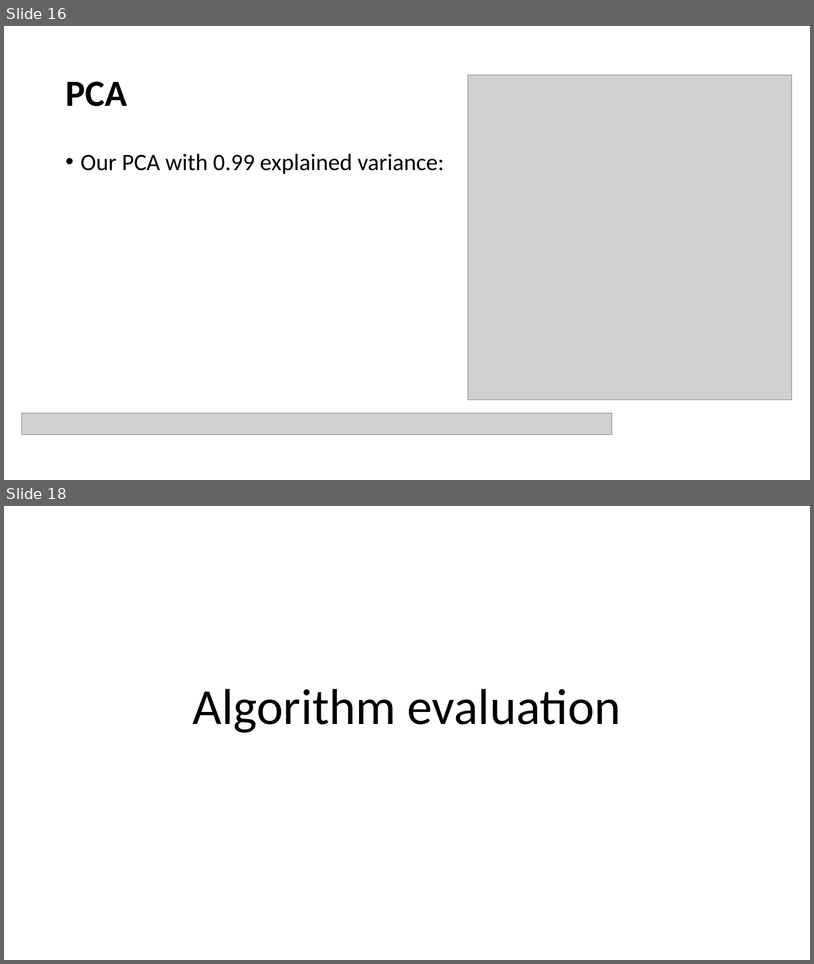
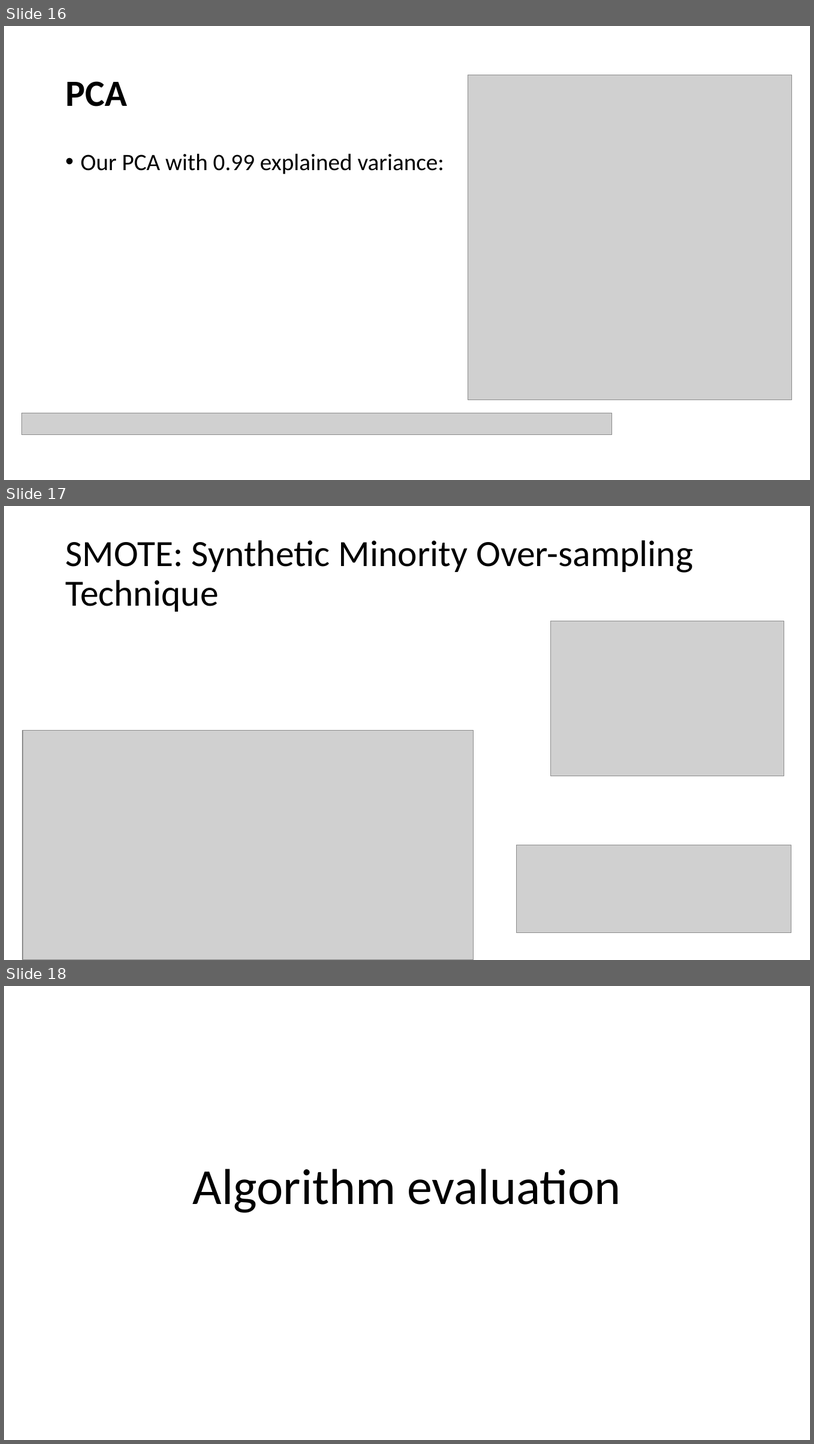
Before and after one commit to nogur9/PTSD, a slide deck: yaron/Social Anxiety classifier.pptx. Shown one above the other, each under a label of ours: slides 16 and 18 before the commit, slides 16, 17 and 18 after it; the slides between them are not shown. The pictures are 814x964 and 814x1444 pixels, drawn with LibreOffice and Linux fonts; fonts in the diff are those of the drawing; grey boxes stand for pictures. Boxes give left, top, right and bottom in pixels: in the first picture for what was removed or moved away, otherwise in the second. Text is boxed around its words. In the diff, an @@ line names an element or a change of style, - is before the commit and + after.

```diff
--- a/yaron/Social Anxiety classifier.pptx
+++ b/yaron/Social Anxiety classifier.pptx
@@ slide 17 added at (4,506,810,960), background #FFFFFF @@
@@ title added at (65,540,693,612), 44 pt, text #000000 @@
+SMOTE: Synthetic Minority Over-sampling Technique
@@ picture added at (551,621,785,776) @@
@@ picture added at (23,730,474,960) @@
@@ picture added at (517,845,792,933) @@
```
Also in this commit, not shown: 11 slides changed, 4 other slides added, 2 slides removed, 6 other files.
